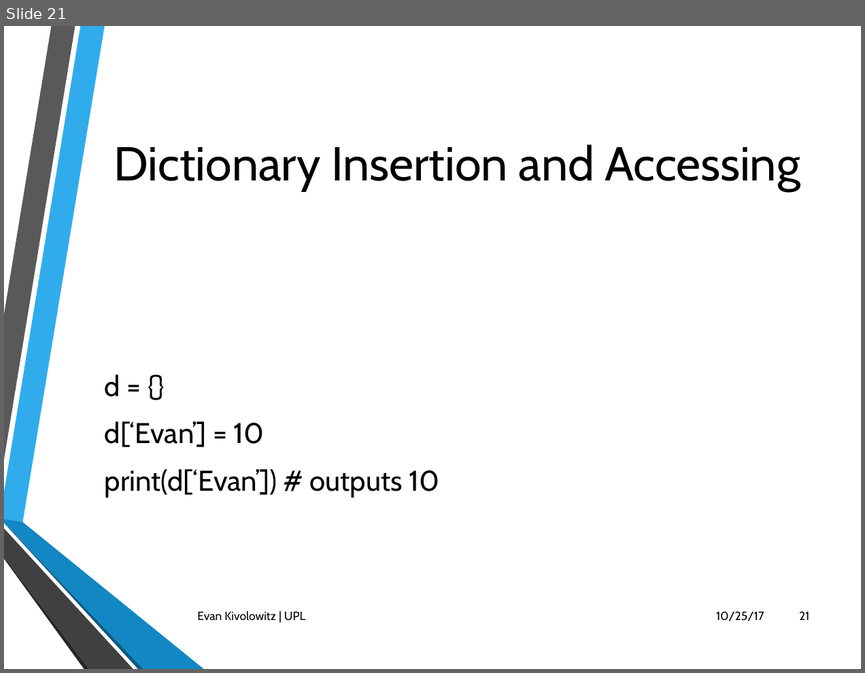
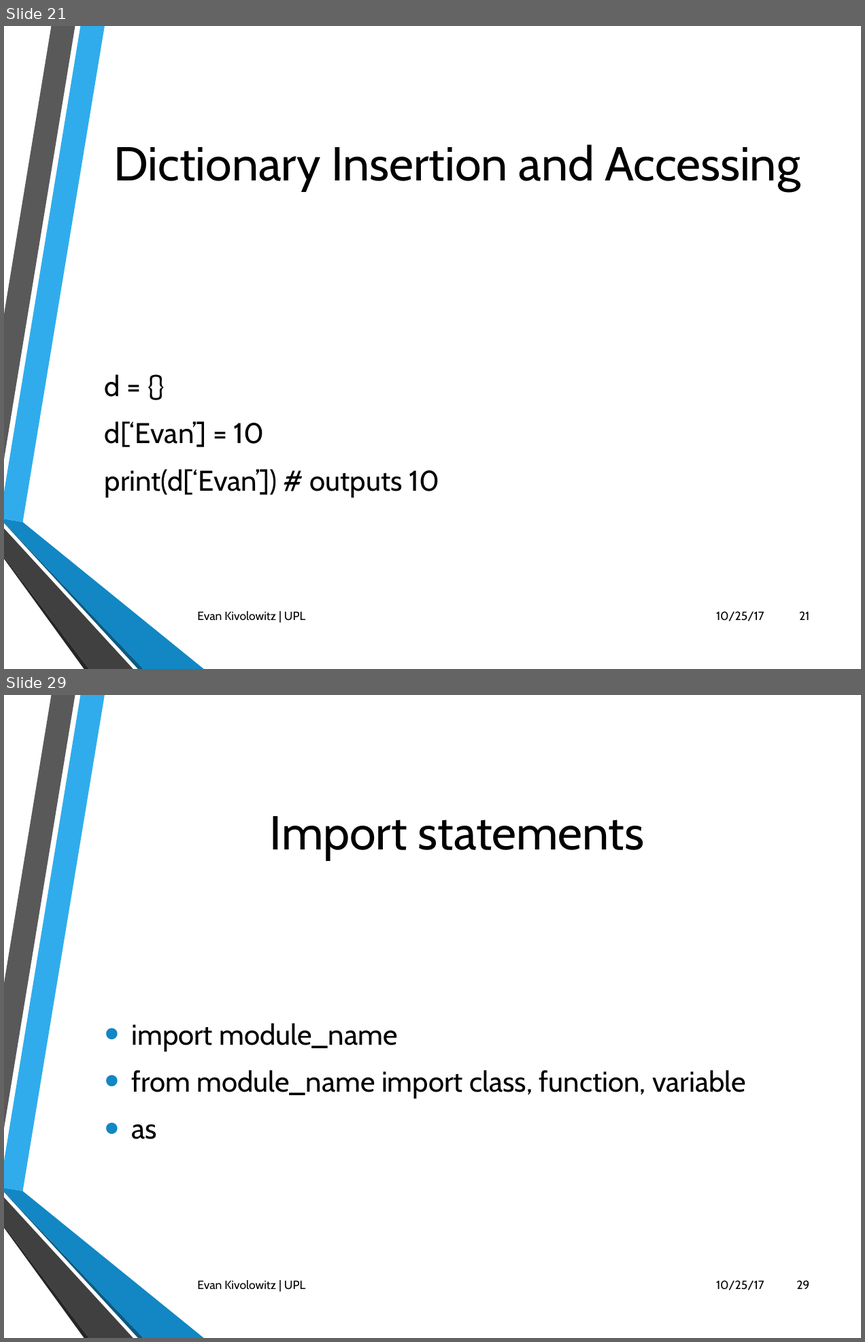
Before and after one commit to ekivolowitz/PythonTalk, a slide deck: Python.pptx. Shown one above the other, each under a label of ours: slide 21 before the commit, slides 21 and 29 after it; the slides between them are not shown. The pictures are 865x673 and 865x1342 pixels, drawn with LibreOffice and Linux fonts; fonts in the diff are those of the drawing; background and template pictures are left out. Boxes give left, top, right and bottom in pixels: in the first picture for what was removed or moved away, otherwise in the second. Text is boxed around its words. In the diff, an @@ line names an element or a change of style, - is before the commit and + after.

```diff
--- a/Python.pptx
+++ b/Python.pptx
@@ slide 29 added at [4, 695, 861, 1338], background picture (left out); not listed: 6 template elements that a slide beside it also shows @@
@@ title added at [270, 816, 645, 860], 40 pt, text #000000 @@
+Import statements
@@ text added at [131, 1023, 746, 1139], 24 pt, text #000000 @@
+• import module_name
+• from module_name import class, function, variable
+• as
@@ text added at [197, 1280, 305, 1289], 10 pt, text #000000 @@
+Evan Kivolowitz | UPL
@@ text added at [716, 1280, 764, 1290], 10 pt, text #000000 @@
+10/25/17
@@ page number added at [796, 1280, 809, 1289], 10 pt, text #000000 @@
+29
```
Also in this commit, not shown: 3 slides changed, 7 other slides added, 14 other files.
